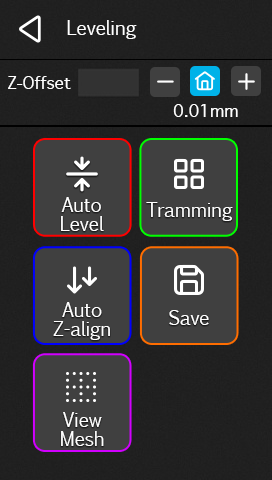
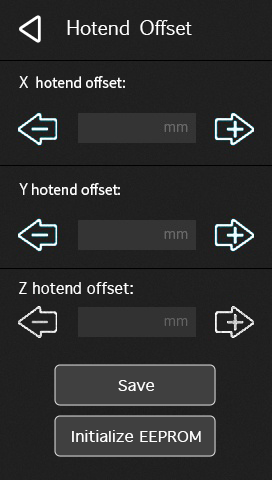
Two versions of the same layered image (272x480). Layer-by-layer changes:
showed group "Set Hotend offset 35" (11 layers) over left=0, top=15, right=272, bottom=480
added layer "Rectangle 5 copy 3" in group "Set Hotend offset 35" over left=0, top=268, right=272, bottom=269
added layer "Z hotend offset:" in group "Set Hotend offset 35" over left=19, top=282, right=133, bottom=294
added layer "Layer 4" in group "Set Hotend offset 35" over left=18, top=15, right=254, bottom=457
added layer "Layer 3" in group "Set Hotend offset 35" over left=12, top=295, right=261, bottom=355
hid group "Leveling 22" (31 layers) over left=0, top=20, right=272, bottom=450
